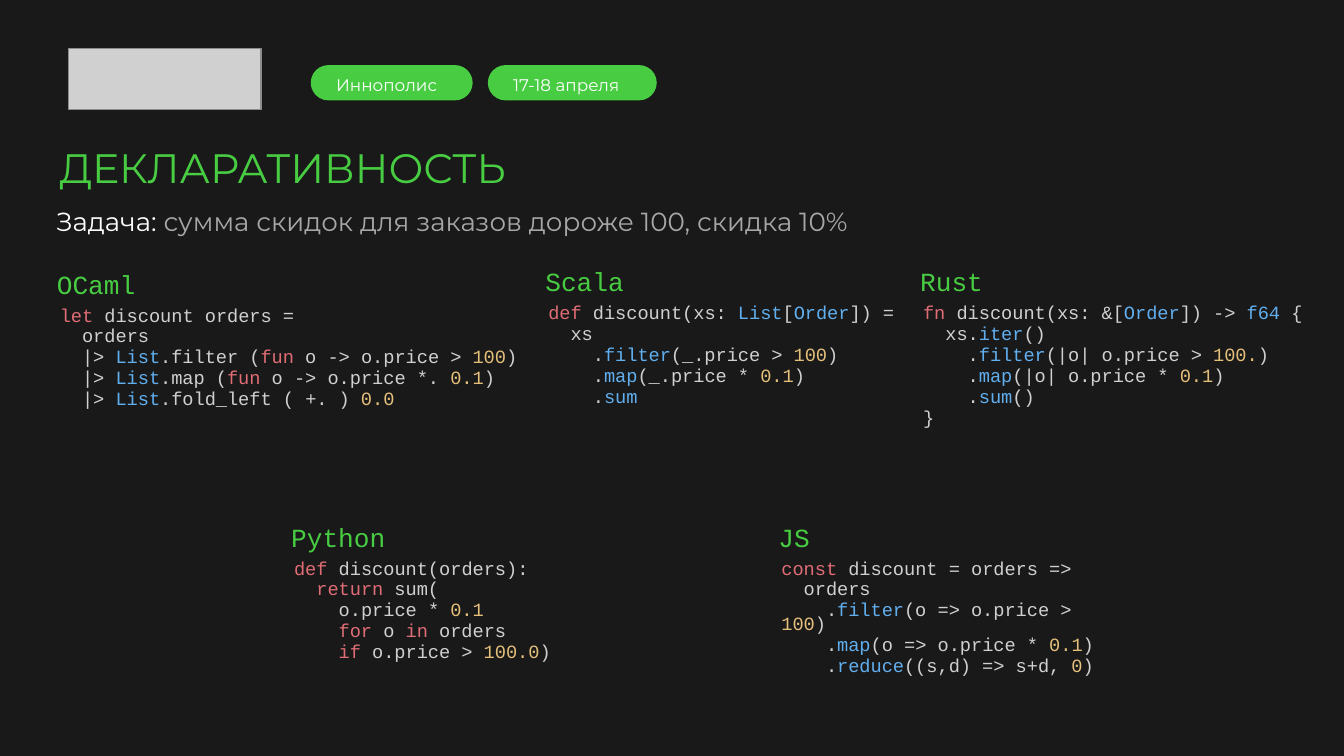
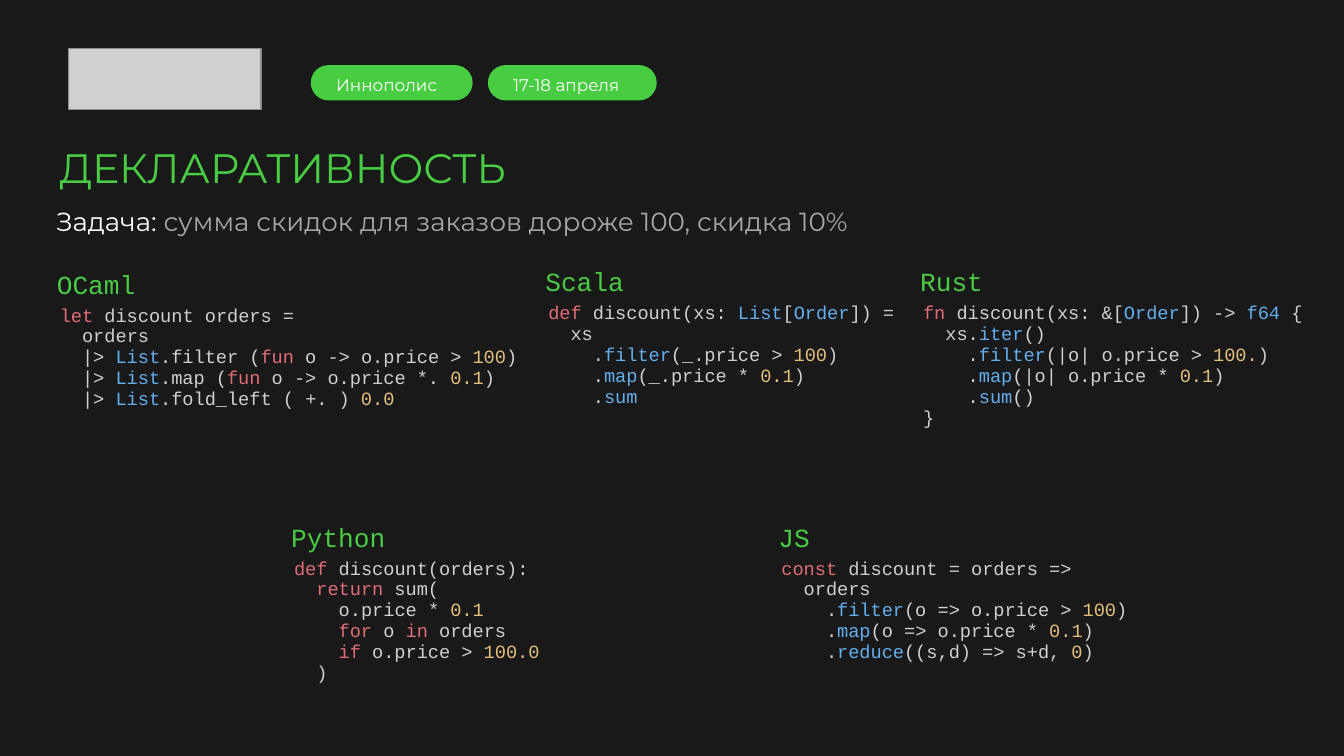
Before and after one commit to argent-smith/presentations, a slide deck: slide 12 of FP_Talk_2026/merge/presentation.pptx. Drawn at 1344x756 pixels with LibreOffice and Linux fonts; fonts in the diff are those of the drawing; grey boxes stand for pictures; background and template pictures are left out. Boxes give left, top, right and bottom in pixels: in the first picture for what was removed or moved away, otherwise in the second. Text is boxed around its words. In the diff, an @@ line names an element or a change of style, - is before the commit and + after.

```diff
--- a/FP_Talk_2026/merge/presentation.pptx
+++ b/FP_Talk_2026/merge/presentation.pptx
@@ text "const discount = orders =>" rewrapped from bbox=[781, 562, 1094, 676] to bbox=[781, 562, 1128, 662] @@
@@ text at bbox=[339, 645, 540, 662]: text changed @@
-if o.price > 100.0)
+if o.price > 100.0
+)
```
Also in this commit, not shown: 5 other slides changed, 7 slides added, 1 other file.
